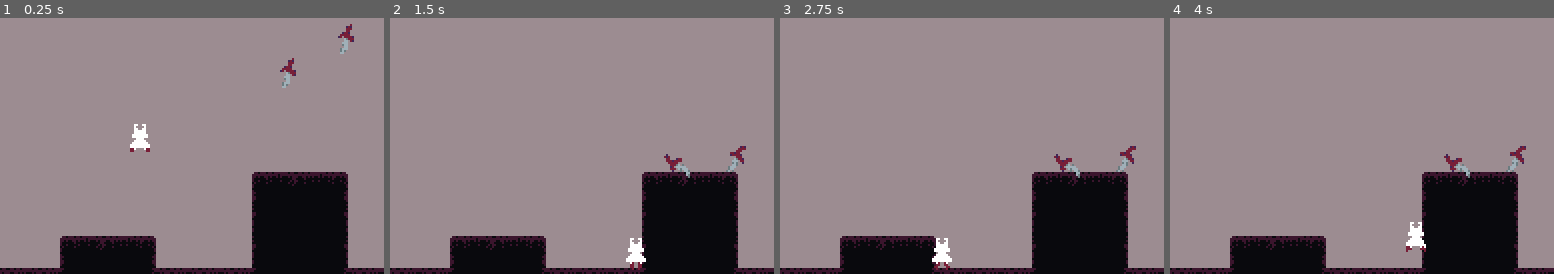
Above: before the commit, frames 1-4 (left to right).
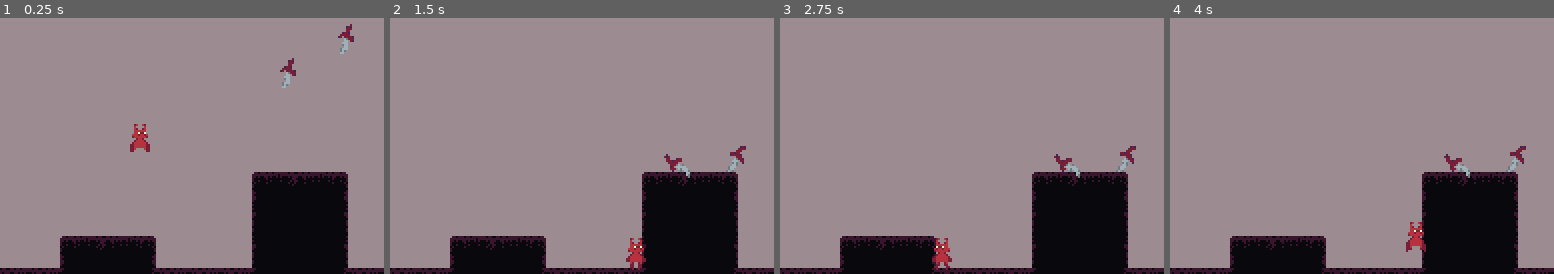
Above: after the commit, the same moments.

Repository: LordOfCheese1/project-hell
Game: Godot game, scene res://scenes/testing.tscn
Same seed, same stepped clock (60 frames per second), same inputs: the game is played once before the commit and once after it.
Inputs:
- Up to frame 1 (0.25 s): no input
- Up to frame 2 (1.5 s): hold E (grab) 0.53-1.28 s; hold D (right) from 0.53 s (still down); tap Space (jump) at 0.77 s; tap F (use_item) at 1.35 s
- Up to frame 3 (2.75 s): tap Space (jump) at 1.52 s; release D (right) at 2.03 s; hold A (left) from 2.03 s (still down); hold E (grab) from 2.03 s (still down)
- Up to frame 4 (4 s): release A (left) at 2.78 s; release E (grab) at 2.78 s; hold D (right) from 2.78 s (still down); tap F (use_item) at 2.85 s; tap Space (jump) at 3.02, 3.77 s; hold E (grab) from 3.53 s (still down)
The pictures show only the part of the screen within x 13-63%, y 39-89%; the shares and areas given below are measured in that part.

The runs differ from the first frame. In frame 1, 0.3% of the frame differs, in the area x 33-40%, y 41-52%; in frame 2, 0.3%; in frame 3, 0.3%; in frame 4, 0.3%.

Commit message:
remade hurt anim

Diff:
--- a/prefabs/entities/player.tscn
+++ b/prefabs/entities/player.tscn
@@ -1,74 +1,19 @@
-[gd_scene load_steps=15 format=3 uid="uid://rtq5jolpm2ji"]
+[gd_scene load_steps=15 format=3 uid="uid://dm8txnxhwlbsf"]
 
 [ext_resource type="Script" path="res://scripts/entities/player/player.gd" id="1_knm7x"]
+[ext_resource type="Shader" path="res://shaders/flash.gdshader" id="2_5xrd2"]
 [ext_resource type="Texture2D" uid="uid://dmxue76w3mm3x" path="res://textures/entities/player/leg.png" id="2_50baq"]
-[ext_resource type="Shader" path="res://shaders/Entity.gdshader" id="2_642b5"]
 [ext_resource type="Script" path="res://scripts/entities/player/player_leg.gd" id="2_wmahh"]
 [ext_resource type="Texture2D" uid="uid://dg6722ulgtwbx" path="res://textures/entities/player/player.png" id="3_ur0jm"]
 [ext_resource type="PackedScene" uid="uid://mj1c3xxottsc" path="res://prefabs/components/item_grab_area.tscn" id="3_w1yh2"]
-
-[sub_resource type="ShaderMaterial" id="ShaderMaterial_sdk66"]
-shader = ExtResource("2_642b5")
-shader_parameter/color = Color(1, 1, 1, 1)
-shader_parameter/fac = 0.0
-
-[sub_resource type="ShaderMaterial" id="ShaderMaterial_xvqw3"]
-shader = ExtResource("2_642b5")
-shader_parameter/color = Color(1, 1, 1, 1)
-shader_parameter/fac = 0.0
-
-[sub_resource type="ShaderMaterial" id="ShaderMaterial_fel67"]
-shader = ExtResource("2_642b5")
-shader_parameter/color = Color(1, 1, 1, 1)
-shader_parameter/fac = 1.0
-
-[sub_resource type="Animation" id="Animation_h3ryb"]
-resource_name = "Hurt"
-length = 0.3
-step = 0.05
-tracks/0/type = "value"
-tracks/0/imported = false
-tracks/0/enabled = true
-tracks/0/path = NodePath("leg_left:material:shader_parameter/fac")
-tracks/0/interp = 1
-tracks/0/loop_wrap = true
-tracks/0/keys = {
-"times": PackedFloat32Array(0, 0.1, 0.2, 0.25, 0.3),
-"transitions": PackedFloat32Array(1, 1, 1, 1, 1),
-"update": 0,
-"values": [0.0, 1.0, 0.0, 1.0, 0.0]
-}
-tracks/1/type = "value"
-tracks/1/imported = false
-tracks/1/enabled = true
-tracks/1/path = NodePath("leg_right:material:shader_parameter/fac")
-tracks/1/interp = 1
-tracks/1/loop_wrap = true
-tracks/1/keys = {
-"times": PackedFloat32Array(0, 0.1, 0.2, 0.25, 0.3),
-"transitions": PackedFloat32Array(1, 1, 1, 1, 1),
-"update": 0,
-"values": [0.0, 1.0, 0.0, 1.0, 0.0]
-}
-tracks/2/type = "value"
-tracks/2/imported = false
-tracks/2/enabled = true
-tracks/2/path = NodePath("upper_body:material:shader_parameter/fac")
-tracks/2/interp = 1
-tracks/2/loop_wrap = true
-tracks/2/keys = {
-"times": PackedFloat32Array(0, 0.1, 0.2, 0.25, 0.3),
-"transitions": PackedFloat32Array(1, 1, 1, 1, 1),
-"update": 0,
-"values": [0.0, 1.0, 0.0, 1.0, 0.0]
-}
+[ext_resource type="PackedScene" uid="uid://cdth6i3giacnl" path="res://prefabs/components/hitbox.tscn" id="7_332ni"]
 
 [sub_resource type="Animation" id="Animation_4qvqf"]
 length = 0.001
 tracks/0/type = "value"
 tracks/0/imported = false
 tracks/0/enabled = true
-tracks/0/path = NodePath("leg_left:material:shader_parameter/fac")
+tracks/0/path = NodePath(".:material:shader_parameter/fac")
 tracks/0/interp = 1
 tracks/0/loop_wrap = true
 tracks/0/keys = {
@@ -77,36 +22,34 @@
 "update": 0,
 "values": [0.0]
 }
-tracks/1/type = "value"
-tracks/1/imported = false
-tracks/1/enabled = true
-tracks/1/path = NodePath("leg_right:material:shader_parameter/fac")
-tracks/1/interp = 1
-tracks/1/loop_wrap = true
-tracks/1/keys = {
-"times": PackedFloat32Array(0),
-"transitions": PackedFloat32Array(1),
+
+[sub_resource type="Animation" id="Animation_h3ryb"]
+resource_name = "hit"
+length = 0.3
+step = 0.05
+tracks/0/type = "value"
+tracks/0/imported = false
+tracks/0/enabled = true
+tracks/0/path = NodePath(".:material:shader_parameter/fac")
+tracks/0/interp = 1
+tracks/0/loop_wrap = true
+tracks/0/keys = {
+"times": PackedFloat32Array(0, 0.3),
+"transitions": PackedFloat32Array(0.4, 1),
 "update": 0,
-"values": [0.0]
-}
-tracks/2/type = "value"
-tracks/2/imported = false
-tracks/2/enabled = true
-tracks/2/path = NodePath("upper_body:material:shader_parameter/fac")
-tracks/2/interp = 1
-tracks/2/loop_wrap = true
-tracks/2/keys = {
-"times": PackedFloat32Array(0),
-"transitions": PackedFloat32Array(1),
-"update": 0,
-"values": [1.0]
+"values": [1.0, 0.0]
 }
 
 [sub_resource type="AnimationLibrary" id="AnimationLibrary_lcmac"]
 _data = {
-"Hurt": SubResource("Animation_h3ryb"),
-"RESET": SubResource("Animation_4qvqf")
+"RESET": SubResource("Animation_4qvqf"),
+"hit": SubResource("Animation_h3ryb")
 }
+
+[sub_resource type="ShaderMaterial" id="ShaderMaterial_janvo"]
+shader = ExtResource("2_5xrd2")
+shader_parameter/color = Color(1, 1, 1, 1)
+shader_parameter/fac = 0.0
 
 [sub_resource type="CapsuleShape2D" id="CapsuleShape2D_3oag7"]
 radius = 3.0
@@ -115,20 +58,30 @@
 [sub_resource type="CircleShape2D" id="CircleShape2D_nw3q4"]
 radius = 24.0
 
+[sub_resource type="RectangleShape2D" id="RectangleShape2D_cx5uv"]
+size = Vector2(8, 14)
+
 [node name="player" type="CharacterBody2D"]
 script = ExtResource("1_knm7x")
 
+[node name="anim" type="AnimationPlayer" parent="."]
+root_node = NodePath("../body")
+libraries = {
+"": SubResource("AnimationLibrary_lcmac")
+}
+
 [node name="body" type="Node2D" parent="."]
+material = SubResource("ShaderMaterial_janvo")
 
 [node name="leg_left" type="Sprite2D" parent="body"]
-material = SubResource("ShaderMaterial_sdk66")
+use_parent_material = true
 position = Vector2(-2, 5)
 texture = ExtResource("2_50baq")
 offset = Vector2(0, 2)
 script = ExtResource("2_wmahh")
 
 [node name="leg_right" type="Sprite2D" parent="body"]
-material = SubResource("ShaderMaterial_xvqw3")
+use_parent_material = true
 position = Vector2(2, 5)
 texture = ExtResource("2_50baq")
 offset = Vector2(0, 2)
@@ -136,13 +89,8 @@
 script = ExtResource("2_wmahh")
 
 [node name="upper_body" type="Sprite2D" parent="body"]
-material = SubResource("ShaderMaterial_fel67")
+use_parent_material = true
 texture = ExtResource("3_ur0jm")
-
-[node name="body_anim" type="AnimationPlayer" parent="body"]
-libraries = {
-"": SubResource("AnimationLibrary_lcmac")
-}
 
 [node name="CollisionShape2D" type="CollisionShape2D" parent="."]
 position = Vector2(0, 1)
@@ -152,3 +100,12 @@
 
 [node name="CollisionShape2D" type="CollisionShape2D" parent="item_grab_area"]
 shape = SubResource("CircleShape2D_nw3q4")
+
+[node name="hitbox" parent="." instance=ExtResource("7_332ni")]
+entity = NodePath("..")
+
+[node name="CollisionShape2D" type="CollisionShape2D" parent="hitbox"]
+position = Vector2(0, 2)
+shape = SubResource("RectangleShape2D_cx5uv")
+
+[connection signal="has_been_hit" from="hitbox" to="." method="_on_hitbox_has_been_hit"]
--- a/scripts/entities/player/player.gd
+++ b/scripts/entities/player/player.gd
@@ -99,3 +99,7 @@
 	if len(grabbed_items) > 1 && attached_items_amt < 1:
 		grabbed_items[1].attach_to(grabbed_items[0])
 		$item_grab_area.refresh()
+
+
+func _on_hitbox_has_been_hit():
+	$anim.play("hit")
--- /dev/null
+++ b/shaders/flash.gdshader
@@ -0,0 +1,8 @@
+shader_type canvas_item;
+uniform vec3 color: source_color = vec3(1.0);
+uniform float fac: hint_range(0, 1) = 0;
+void fragment() {
+	vec4 tex = texture(TEXTURE, UV);
+	tex.rgb = mix(tex.rgb, color, fac);
+	COLOR = tex;
+}
Not shown: 1 places in scenes/levels/00_hellgates.tscn that only renumber resources
Not shown: 1 places in scenes/testing.tscn that only renumber resources
